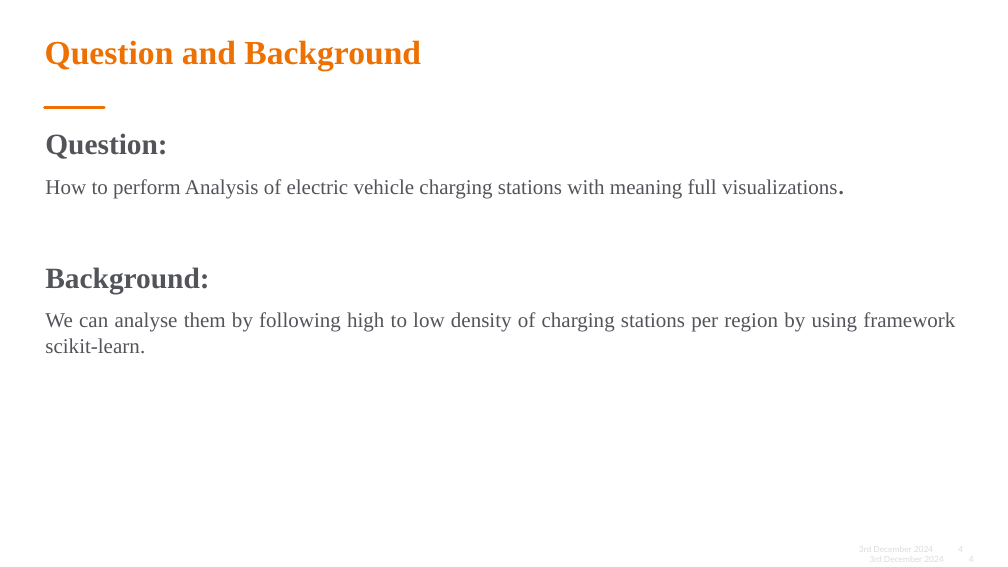
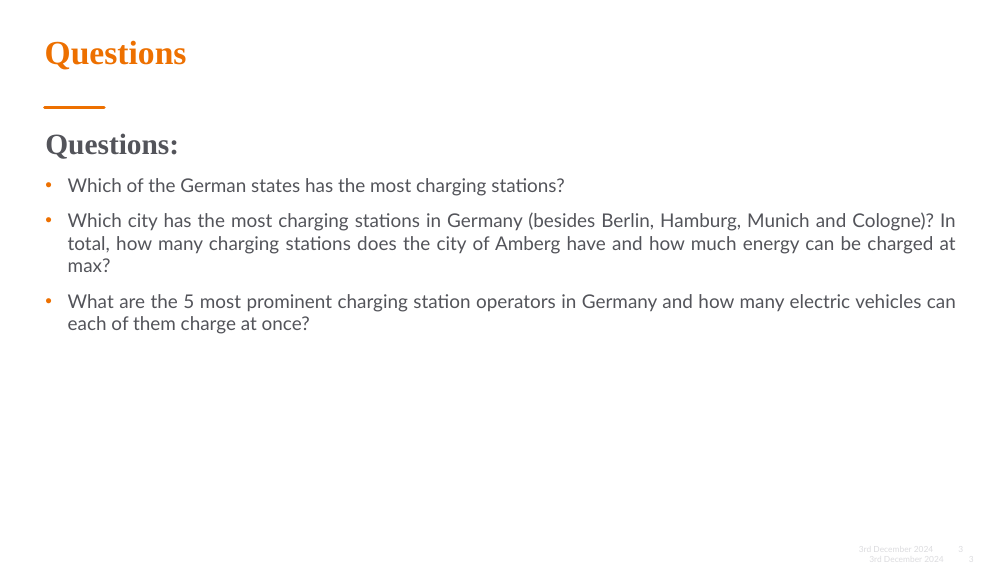
Before and after one commit to SathwikSharma226/PRS_FinalProject_EVGermany, a slide deck: slide 3 of PRS_Presentation_EVGermany.pptx (slide 4 before the commit). Drawn at 1008x567 pixels with LibreOffice and Linux fonts; fonts in the diff are those of the drawing; background and template pictures are left out. Boxes give left, top, right and bottom in pixels: in the first picture for what was removed or moved away, otherwise in the second. Text is boxed around its words. In the diff, an @@ line names an element or a change of style, - is before the commit and + after.

```diff
--- a/PRS_Presentation_EVGermany.pptx
+++ b/PRS_Presentation_EVGermany.pptx
@@ title at [45, 40, 187, 70]: text changed @@
-Question and Background
+Questions
@@ text at [45, 133, 956, 334]: text changed; size 20 to 18 pt; font Times New Roman to Lato @@
-Question:
-How to perform Analysis of electric vehicle charging stations with meaning full visualizations.
-Background:
-We can analyse them by following high to low density of charging stations per region by using framework scikit-learn.
+Questions:
+• Which of the German states has the most charging stations?
+• Which city has the most charging stations in Germany (besides Berlin, Hamburg, Munich and Cologne)? In total, how many charging stations does the city of Amberg have and how much energy can be charged at max?
+• What are the 5 most prominent charging station operators in Germany and how many electric vehicles can each of them charge at once?
```
Also in this commit, not shown: 7 other slides changed, 3 slides added, 1 slide removed.
